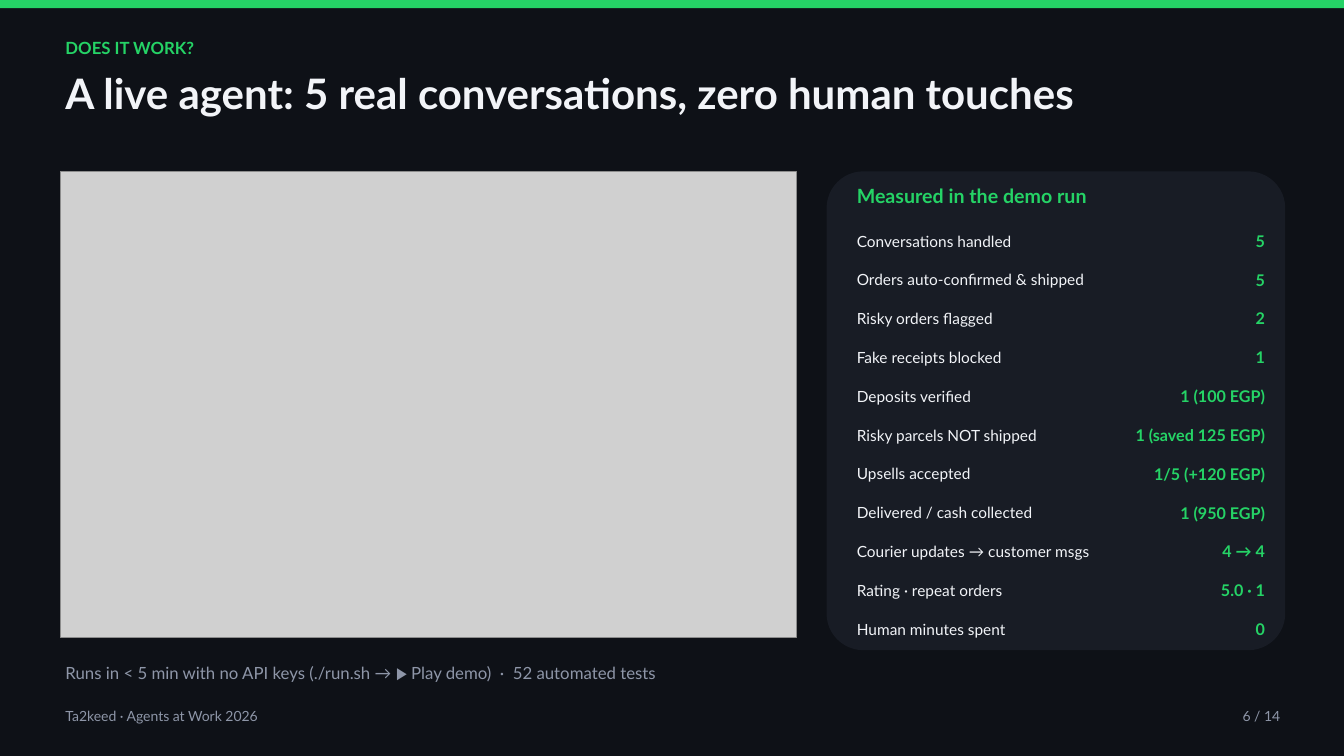
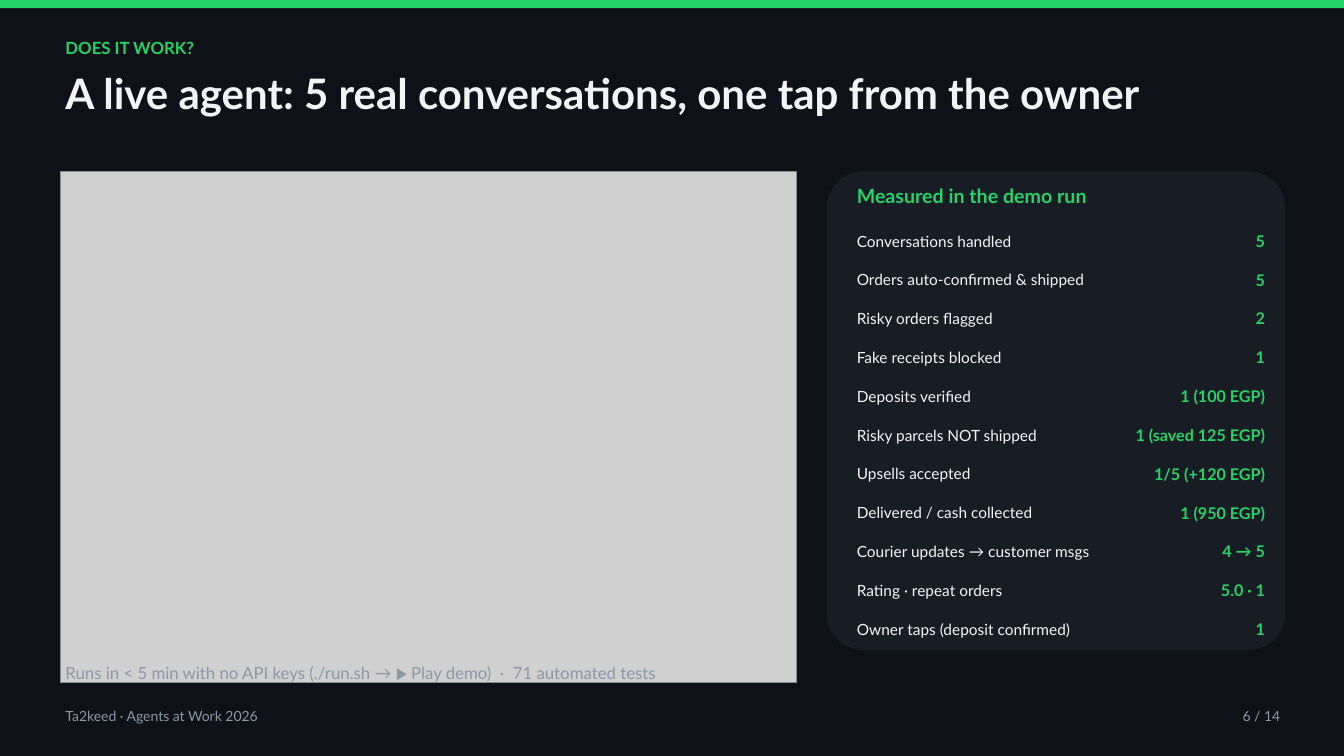
Before and after one commit to MahmoudJimmey/Ta2keed, a slide deck: slide 6 of docs/Ta2keed-impact-slides.pptx. Drawn at 1344x756 pixels with LibreOffice and Linux fonts; fonts in the diff are those of the drawing; grey boxes stand for pictures. Boxes give left, top, right and bottom in pixels: in the first picture for what was removed or moved away, otherwise in the second. Text is boxed around its words. In the diff, an @@ line names an element or a change of style, - is before the commit and + after.

Commit message:
Owner payment confirmation (2nd fraud layer), security hardening, Apple-style redesign
- Receipts that pass automatic checks now wait for the owner: screenshot + details sent to
  Telegram (inline buttons) / WhatsApp (reply buttons or quick-reply template), dashboard card,
  text replies 'تم 1234' / 'لا 1234', reminders at 30 min / 3 h, nothing ships before approval.
  Reused screenshots/references blocked even while pending. Policy toggle in the wizard.
- Secrets encrypted at rest (Fernet), CSP/HSTS/nosniff headers, CSRF same-origin check,
  login rate limit, secure cookies, 0600 files, backup + customer export/erase endpoints.
- New light/dark design system for dashboard, wizard and login; escaped rendering.
- docs/security.md; README, deploy, slides updated. 71 tests.

```diff
--- a/docs/Ta2keed-impact-slides.pptx
+++ b/docs/Ta2keed-impact-slides.pptx
@@ text at (65, 77, 1139, 117): text changed @@
-A live agent: 5 real conversations, zero human touches
+A live agent: 5 real conversations, one tap from the owner
@@ picture: place and size @@
-picture at (60, 171, 797, 637)
+picture at (60, 171, 797, 683)
@@ text at (1222, 545, 1265, 557): text changed @@
-4 → 4
+4 → 5
@@ text at (857, 623, 1071, 638): text changed @@
-Human minutes spent
+Owner taps (deposit confirmed)
@@ text at (1256, 623, 1265, 635): text changed @@
-0
+1
@@ text at (65, 666, 655, 682): text changed @@
-Runs in < 5 min with no API keys (./run.sh → ▶ Play demo) · 52 automated tests
+Runs in < 5 min with no API keys (./run.sh → ▶ Play demo) · 71 automated tests
```
Also in this commit, not shown: 4 other slides changed, 42 other files.
